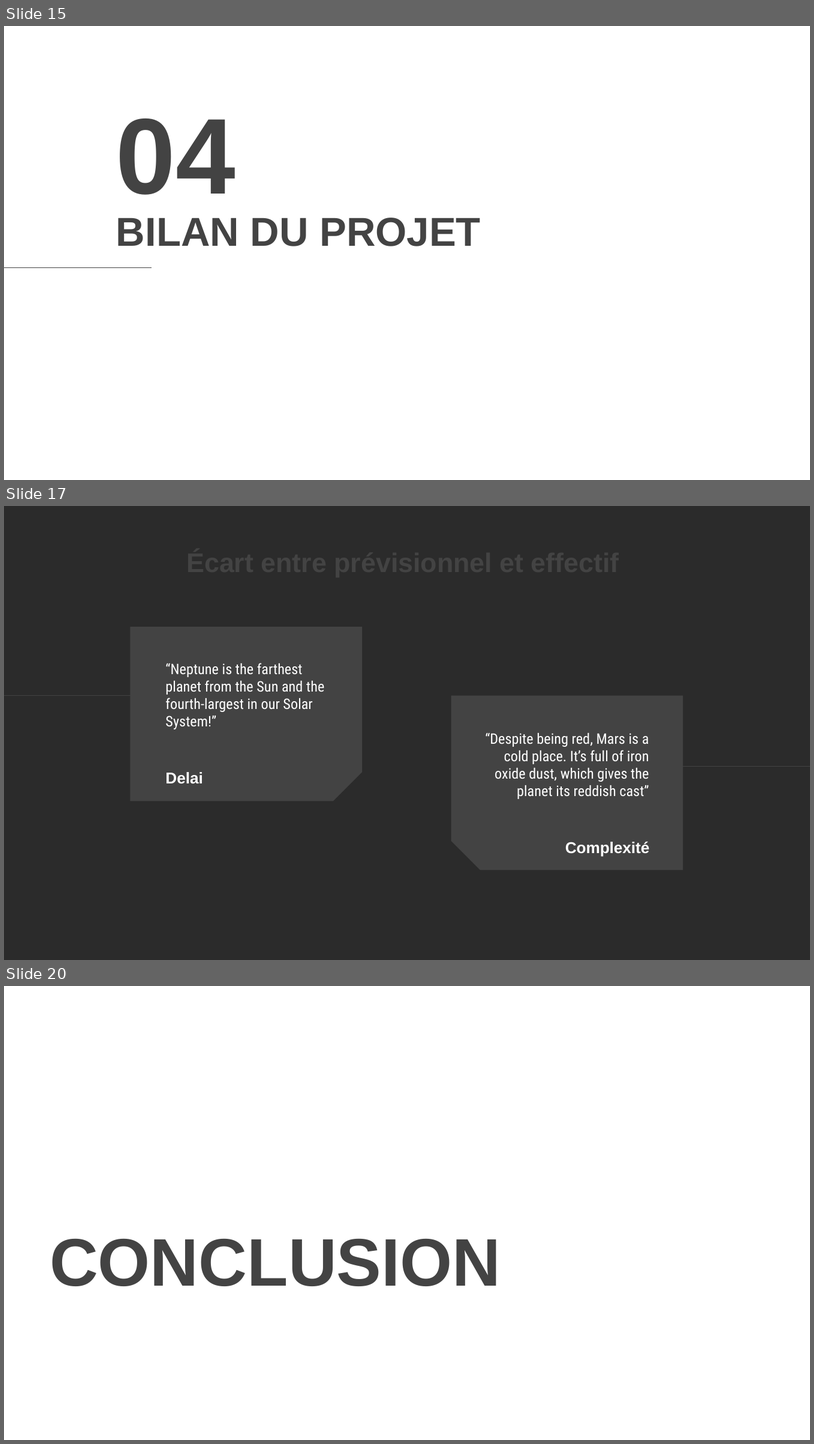
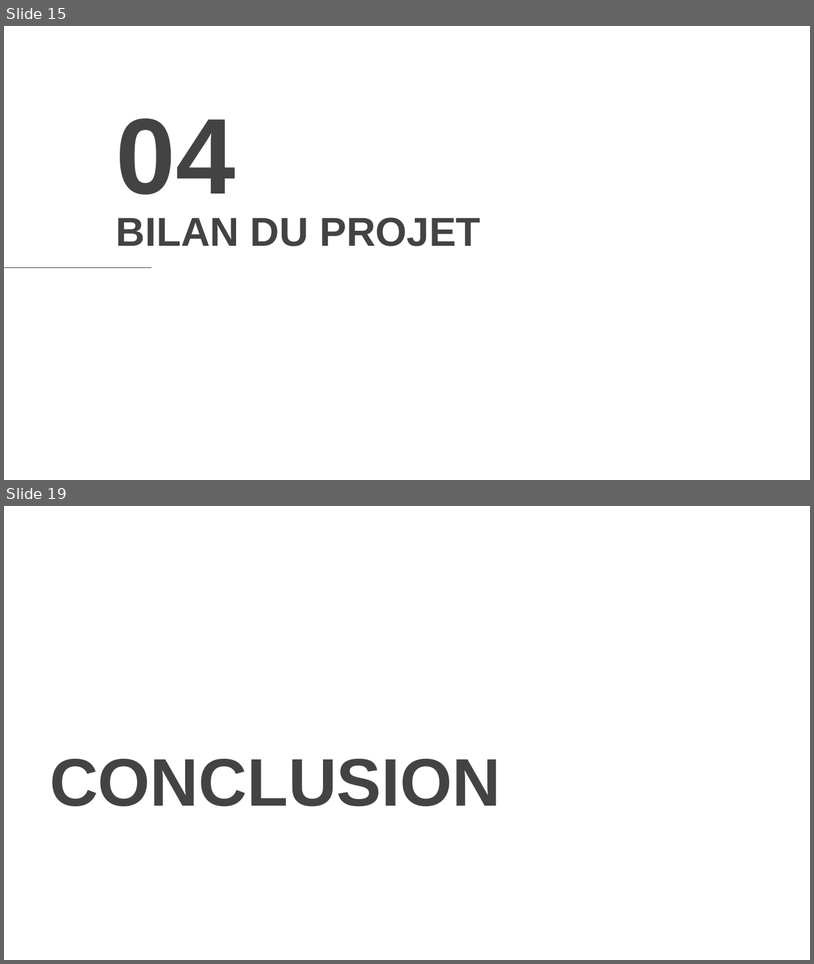
Before and after one commit to mxhohl/projet-m1i3d-compilation, a slide deck: documents/Projet_Conduite.pptx. Shown one above the other, each under a label of ours: slides 15, 17 and 20 before the commit, slides 15 and 19 after it; the slides between them are not shown. The pictures are 814x1444 and 814x964 pixels, drawn with LibreOffice and Linux fonts; fonts in the diff are those of the drawing; background and template pictures are left out; a plain dark background stands for a picture behind light text. Boxes give left, top, right and bottom in pixels: in the first picture for what was removed or moved away, otherwise in the second. Text is boxed around its words. In the diff, an @@ line names an element or a change of style, - is before the commit and + after.

```diff
--- a/documents/Projet_Conduite.pptx
+++ b/documents/Projet_Conduite.pptx
@@ slide 17 removed at [4,506,810,960], background picture (left out) @@
@@ title removed at [177,537,638,621] @@
-Écart entre prévisionnel et effectif
@@ snip rect removed at [131,627,363,801] @@
@@ subtitle removed at [165,663,324,729] @@
-“Neptune is the farthest planet from the Sun and the fourth-largest in our Solar System!”
@@ line removed from (218, 696) to (4, 696) @@
@@ snip rect removed at [452,696,683,870] @@
@@ subtitle removed at [485,733,650,799] @@
-“Despite being red, Mars is a cold place. It’s full of iron oxide dust, which gives the planet its reddish cast”
@@ title removed at [165,772,203,784] @@
-Delai
@@ line removed from (810, 766) to (593, 766) @@
@@ title removed at [566,841,650,856] @@
-Complexité
@@ what was slide 20 is now slide 19 @@
```
Also in this commit, not shown: 2 slides changed, 3 slides added, 3 other slides removed.
